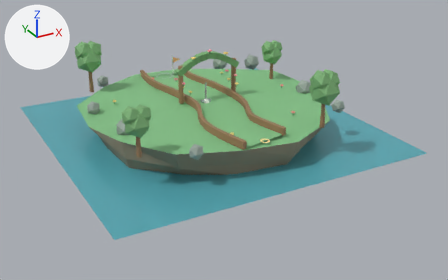
What one commit did to the glTF model ui/3d/minigolf/course-02.glb.
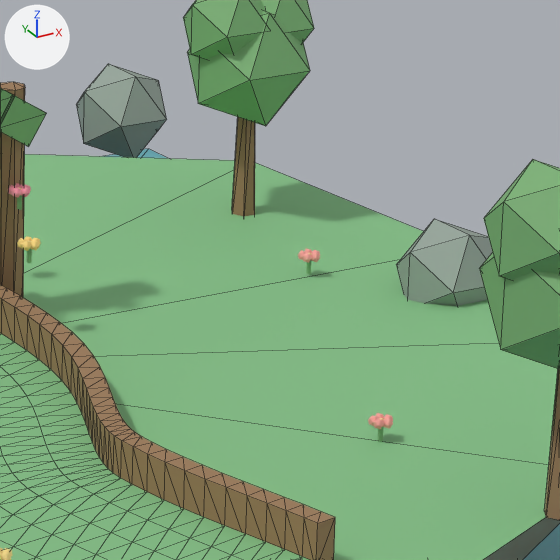
The first picture shows the older version from a 50 mm lens placed at (-10.72, -21.0, 8.65), pointed at (0.26, -1.03, -1.33). The close-ups show the older and then the newer version on the part from 52% to 72% of the width and 16% to 48% of the height of that picture. Only the edits that show in the close-ups are written down. Lighting does not change. The marker at upper left points along +X, +Y and +Z. The close-ups show mesh edges as thin lines. Where no turn or scale is listed for an object, it has been applied to the vertices.

In view in the first close-up: 'faceted-canopy.018', 'faceted-canopy.019', 'faceted-canopy.021', 'faceted-canopy.022', 'faceted-rock.011', 'faceted-rock.012', 'flower-arch-lintel.010', 'flower-arch-post.001', 'garden-tree-trunk.006', 'island-turf-edge.001', 'rail-right', 'surface-grass' and 23 more.
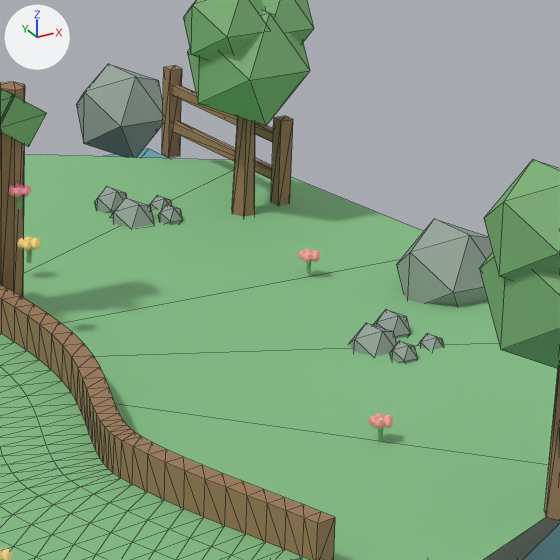
Location of each change, (x1, y1, x2, y2) in pixels of the close-ups (560 x 560 px):
'deco-fence-post.006', added (brown): after (271, 116, 293, 206)
'deco-fence-post.007', added (brown): after (162, 66, 182, 158)
'deco-fence-rail.006', added (brown): after (172, 121, 272, 180)
'deco-pebble.030', added: after (349, 323, 396, 356)
'deco-pebble.018', added: after (110, 198, 154, 228)
'deco-fence-rail.007', added: after (173, 85, 273, 142)
'deco-pebble.029', added: after (373, 309, 411, 338)
'deco-pebble.017', added: after (95, 187, 127, 213)
'deco-pebble.031', added: after (389, 341, 418, 363)
'deco-pebble.019', added: after (158, 204, 183, 224)
'deco-pebble.028', added: after (419, 333, 444, 350)
'deco-pebble.016', added: after (150, 195, 172, 210)

The change, as a diff of the scene's bpy script:
```diff
--- a/ui/3d/minigolf/course-02.glb.py
+++ b/ui/3d/minigolf/course-02.glb.py
@@ ob_deco_pebble_031 @@
+ob_deco_pebble_031 = bpy.data.objects.new('deco-pebble.031', me_deco_pebble_mesh_031)  # an icosphere of 20 faces spanning x 3.108..3.278, y -1.867..-1.697, z -0.055..0.115; in mat_minigolf_rock_garden (grey #97a69b)
+ob_deco_pebble_031.location = (0.0, 0.0, 0.0)
@@ ob_deco_pebble_030 @@
+ob_deco_pebble_030 = bpy.data.objects.new('deco-pebble.030', me_deco_pebble_mesh_030)  # an icosphere of 20 faces spanning x 2.991..3.297, y -1.667..-1.361, z -0.153..0.153; in mat_minigolf_rock_garden (grey #97a69b)
+ob_deco_pebble_030.location = (0.0, 0.0, 0.0)
@@ ob_deco_pebble_029 @@
+ob_deco_pebble_029 = bpy.data.objects.new('deco-pebble.029', me_deco_pebble_mesh_029)  # an icosphere of 20 faces spanning x 3.291..3.529, y -1.45..-1.212, z -0.089..0.149; in mat_minigolf_rock_garden (grey #97a69b)
+ob_deco_pebble_029.location = (0.0, 0.0, 0.0)
@@ ob_deco_pebble_028 @@
+ob_deco_pebble_028 = bpy.data.objects.new('deco-pebble.028', me_deco_pebble_mesh_028)  # an icosphere of 20 faces spanning x 3.402..3.572, y -1.764..-1.594, z -0.085..0.085; in mat_minigolf_rock_garden (grey #97a69b)
+ob_deco_pebble_028.location = (0.0, 0.0, 0.0)
@@ ob_deco_pebble_019 @@
+ob_deco_pebble_019 = bpy.data.objects.new('deco-pebble.019', me_deco_pebble_mesh_019)  # an icosphere of 20 faces spanning x 3.299..3.469, y 1.3..1.471, z -0.055..0.115; in mat_minigolf_rock_garden (grey #97a69b)
+ob_deco_pebble_019.location = (0.0, 0.0, 0.0)
@@ ob_deco_pebble_018 @@
+ob_deco_pebble_018 = bpy.data.objects.new('deco-pebble.018', me_deco_pebble_mesh_018)  # an icosphere of 20 faces spanning x 2.991..3.297, y 1.361..1.667, z -0.153..0.153; in mat_minigolf_rock_garden (grey #97a69b)
+ob_deco_pebble_018.location = (0.0, 0.0, 0.0)
@@ ob_deco_pebble_017 @@
+ob_deco_pebble_017 = bpy.data.objects.new('deco-pebble.017', me_deco_pebble_mesh_017)  # an icosphere of 20 faces spanning x 3.048..3.286, y 1.717..1.955, z -0.089..0.149; in mat_minigolf_rock_garden (grey #97a69b)
+ob_deco_pebble_017.location = (0.0, 0.0, 0.0)
@@ ob_deco_pebble_016 @@
+ob_deco_pebble_016 = bpy.data.objects.new('deco-pebble.016', me_deco_pebble_mesh_016)  # an icosphere of 20 faces spanning x 3.402..3.572, y 1.594..1.764, z -0.085..0.085; in mat_minigolf_rock_garden (grey #97a69b)
+ob_deco_pebble_016.location = (0.0, 0.0, 0.0)
@@ ob_deco_fence_rail_007 @@
+ob_deco_fence_rail_007 = bpy.data.objects.new('deco-fence-rail.007', me_deco_fence_rail_mesh_007)  # a box spanning x 4.272..4.328, y 1.35..2.85, z 0.442..0.518; in mat_minigolf_wood_garden (brown #9e7c59)
+ob_deco_fence_rail_007.location = (0.0, 0.0, 0.0)
@@ ob_deco_fence_rail_006 @@
+ob_deco_fence_rail_006 = bpy.data.objects.new('deco-fence-rail.006', me_deco_fence_rail_mesh_006)  # a box spanning x 4.272..4.328, y 1.35..2.85, z 0.162..0.238; in mat_minigolf_wood_garden (brown #9e7c59)
+ob_deco_fence_rail_006.location = (0.0, 0.0, 0.0)
@@ ob_deco_fence_post_007 @@
+ob_deco_fence_post_007 = bpy.data.objects.new('deco-fence-post.007', me_deco_fence_post_mesh_007)  # a box spanning x 4.25..4.35, y 2.8..2.9, z -0.04..0.64; in mat_minigolf_wood_garden (brown #9e7c59)
+ob_deco_fence_post_007.location = (0.0, 0.0, 0.0)
@@ ob_deco_fence_post_006 @@
+ob_deco_fence_post_006 = bpy.data.objects.new('deco-fence-post.006', me_deco_fence_post_mesh_006)  # a box spanning x 4.25..4.35, y 1.3..1.4, z -0.04..0.64; in mat_minigolf_wood_garden (brown #9e7c59)
+ob_deco_fence_post_006.location = (0.0, 0.0, 0.0)
```
